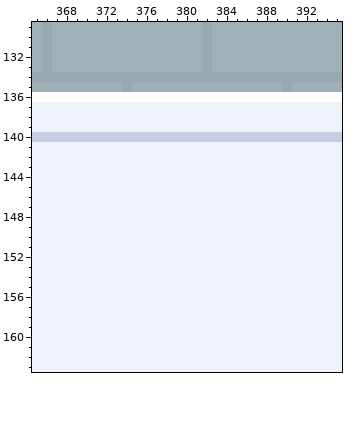
Edited in one commit: pixel-art file (Sprites/background_claude.aseprite). The first picture shows the starting point.
480x270 pixels, 1 frame. Colours within 5 levels of each other are drawn and written as one. Shown: x 365..395, y 129..163.
Once edited:
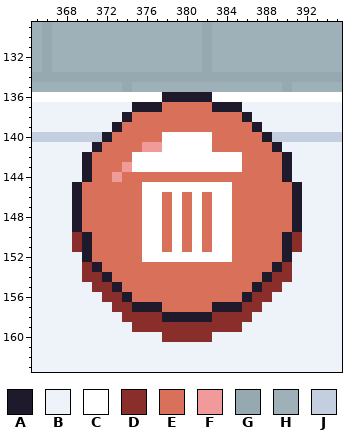
Palette (. is transparent): A #1e1a2b  B #eef3fa  C #ffffff  D #8a2e2c  E #d9705a  F #f09a9a  G #97a9b0  H #9fb1b8  J #c3cfdf
Edits made:
layer "Dump_Button" added
--- layer "Dump_Button"
@@ x 365..395 @@
 135 HHHHHHHHHGHHHHHHHHHHHHHHHGHHHHH
-136 CCCCCCCCCCCCCCCCCCCCCCCCCCCCCCC
-137 BBBBBBBBBBBBBBBBBBBBBBBBBBBBBBB
-138 BBBBBBBBBBBBBBBBBBBBBBBBBBBBBBB
-139 BBBBBBBBBBBBBBBBBBBBBBBBBBBBBBB
-140 JJJJJJJJJJJJJJJJJJJJJJJJJJJJJJJ
-141 BBBBBBBBBBBBBBBBBBBBBBBBBBBBBBB
-142 BBBBBBBBBBBBBBBBBBBBBBBBBBBBBBB
-143 BBBBBBBBBBBBBBBBBBBBBBBBBBBBBBB
-144 BBBBBBBBBBBBBBBBBBBBBBBBBBBBBBB
-145 BBBBBBBBBBBBBBBBBBBBBBBBBBBBBBB
-146 BBBBBBBBBBBBBBBBBBBBBBBBBBBBBBB
-147 BBBBBBBBBBBBBBBBBBBBBBBBBBBBBBB
-148 BBBBBBBBBBBBBBBBBBBBBBBBBBBBBBB
-149 BBBBBBBBBBBBBBBBBBBBBBBBBBBBBBB
-150 BBBBBBBBBBBBBBBBBBBBBBBBBBBBBBB
-151 BBBBBBBBBBBBBBBBBBBBBBBBBBBBBBB
-152 BBBBBBBBBBBBBBBBBBBBBBBBBBBBBBB
-153 BBBBBBBBBBBBBBBBBBBBBBBBBBBBBBB
-154 BBBBBBBBBBBBBBBBBBBBBBBBBBBBBBB
-155 BBBBBBBBBBBBBBBBBBBBBBBBBBBBBBB
-156 BBBBBBBBBBBBBBBBBBBBBBBBBBBBBBB
-157 BBBBBBBBBBBBBBBBBBBBBBBBBBBBBBB
-158 BBBBBBBBBBBBBBBBBBBBBBBBBBBBBBB
-159 BBBBBBBBBBBBBBBBBBBBBBBBBBBBBBB
-160 BBBBBBBBBBBBBBBBBBBBBBBBBBBBBBB
+136 CCCCCCCCCCCCCAAAAACCCCCCCCCCCCC
+137 BBBBBBBBBBAAAEEEEEAAABBBBBBBBBB
+138 BBBBBBBBBAEEEEEEEEEEEABBBBBBBBB
+139 BBBBBBBBAEEEEEEEEEEEEEABBBBBBBB
+140 JJJJJJJAEEEEECCCCCEEEEEAJJJJJJJ
+141 BBBBBBAEEEEFFCCCCCEEEEEEABBBBBB
+142 BBBBBAEEEECCCCCCCCCCCEEEEABBBBB
+143 BBBBBAEEEFCCCCCCCCCCCEEEEABBBBB
+144 BBBBBAEEFEEEEEEEEEEEEEEEEABBBBB
+145 BBBBAEEEEEECCCCCCCCCEEEEEEABBBB
+146 BBBBAEEEEEECCECECECCEEEEEEABBBB
+147 BBBBAEEEEEECCECECECCEEEEEEABBBB
+148 BBBBAEEEEEECCECECECCEEEEEEABBBB
+149 BBBBAEEEEEECCECECECCEEEEEEABBBB
+150 BBBBDAEEEEECCECECECCEEEEEADBBBB
+151 BBBBDAEEEEECCECECECCEEEEEADBBBB
+152 BBBBBAEEEEECCCCCCCCCEEEEEABBBBB
+153 BBBBBDAEEEEEEEEEEEEEEEEEADBBBBB
+154 BBBBBDDAEEEEEEEEEEEEEEEADDBBBBB
+155 BBBBBBDDAEEEEEEEEEEEEEADDBBBBBB
+156 BBBBBBBDDAEEEEEEEEEEEADDBBBBBBB
+157 BBBBBBBBDDAAAEEEEEAAADDBBBBBBBB
+158 BBBBBBBBBDDDDAAAAADDDDBBBBBBBBB
+159 BBBBBBBBBBDDDDDDDDDDDBBBBBBBBBB
+160 BBBBBBBBBBBBBDDDDDBBBBBBBBBBBBB
 161 BBBBBBBBBBBBBBBBBBBBBBBBBBBBBBB
Changed places in both pictures, as pixel boxes (x1, y1, x2, y2):
changed: (72, 92, 302, 342)
